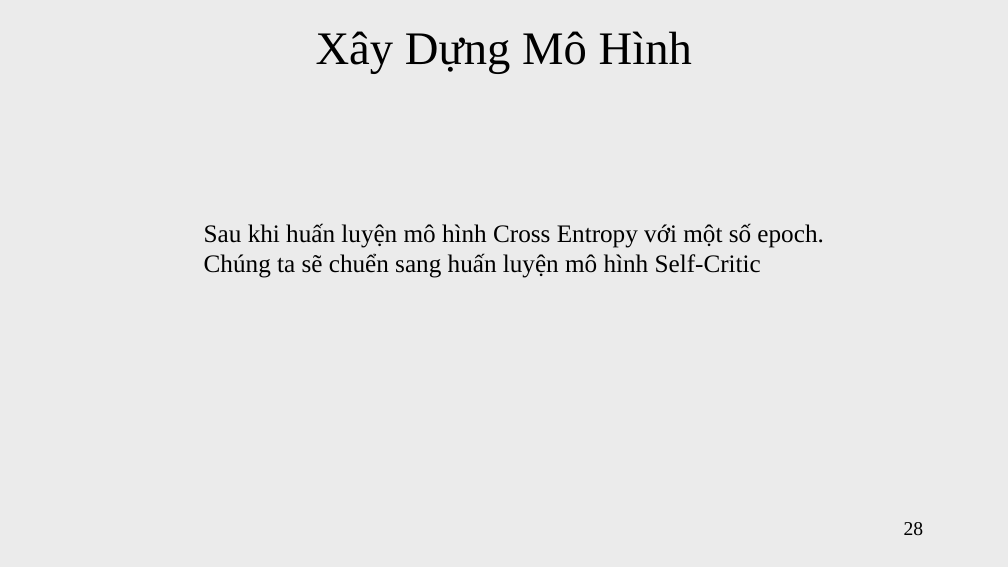
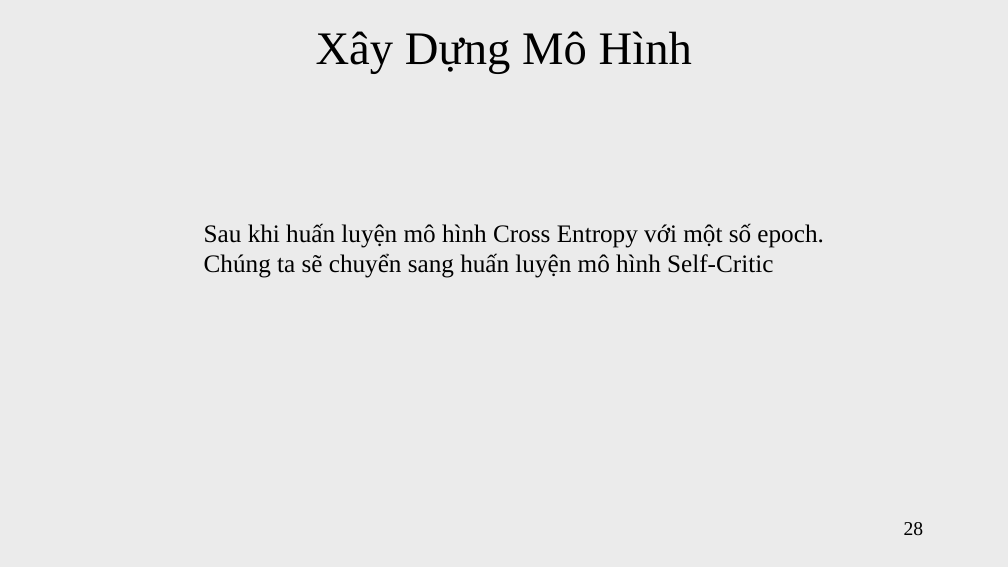
Before and after one commit to vanvibig/BaoCaoLuanVan, a slide deck: slide 28 of LVTN_Vi.pptx. Drawn at 1008x567 pixels with LibreOffice and Linux fonts; fonts in the diff are those of the drawing. Boxes give left, top, right and bottom in pixels: in the first picture for what was removed or moved away, otherwise in the second. Text is boxed around its words. In the diff, an @@ line names an element or a change of style, - is before the commit and + after.

```diff
--- a/LVTN_Vi.pptx
+++ b/LVTN_Vi.pptx
@@ text at <box>204,253,773,278</box>: text changed @@
-Chúng ta sẽ chuển sang huấn luyện mô hình Self-Critic
+Chúng ta sẽ chuyển sang huấn luyện mô hình Self-Critic
```
Also in this commit, not shown: 3 other slides changed, 2 other files.
